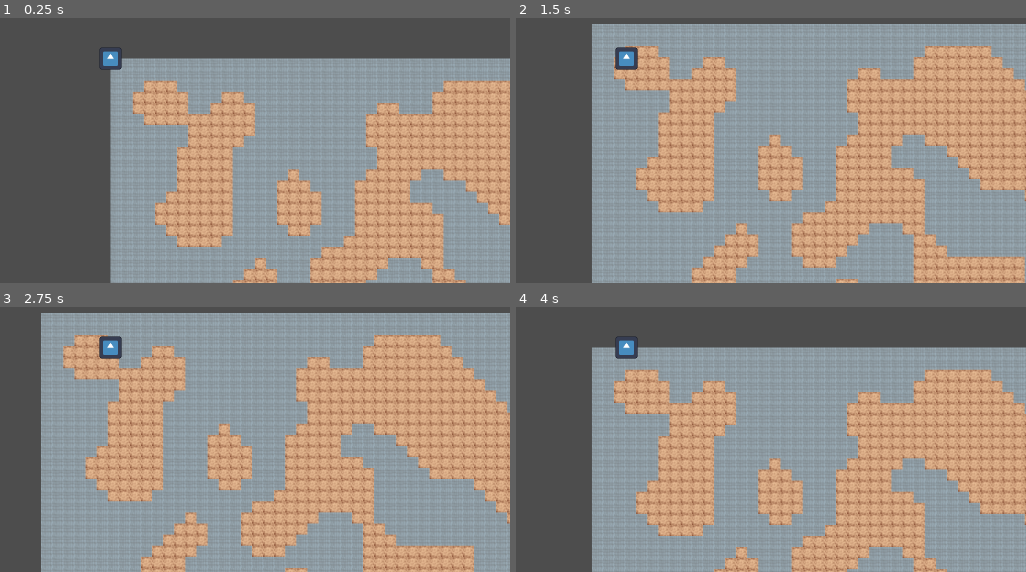
Above: before the commit, frames 1-4 (two rows, left to right).
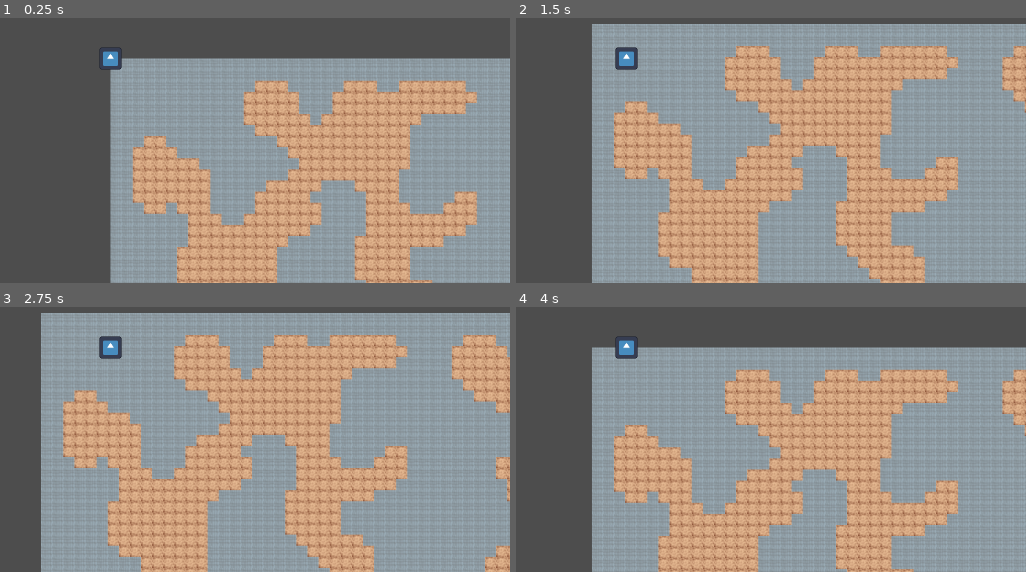
Above: after the commit, the same moments.

Repository: serviux/MysteryDungeon
Game: Godot game, scene res://main.tscn
Same seed, same stepped clock (60 frames per second), same inputs: the game is played once before the commit and once after it. The engine's default icon, where the game draws it, is replaced by a stand-in: a white triangle on a blue panel in a dark square.
Inputs:
- Up to frame 1 (0.25 s): no input
- Up to frame 2 (1.5 s): tap Enter at 0.5 s; hold D (move_right) 0.53-1.28 s; tap Space at 1.25 s; hold S (move_down) from 1.28 s (still down)
- Up to frame 3 (2.75 s): tap Enter at 2 s; release S (move_down) at 2.03 s; hold D (move_right) from 2.03 s (still down)
- Up to frame 4 (4 s): tap Space at 2.75 s; release D (move_right) at 2.78 s; hold W (move_up) 2.78-3.53 s; tap Enter at 3.5 s; hold A (move_left) from 3.53 s (still down)

The runs differ from the first frame. In frame 1, 30% of the frame differs, in the area x 25-100%, y 23-100%; in frame 2, 38%; in frame 3, 42%, in the area x 12-100%, y 10-100%; in frame 4, 33%.

Commit message:
marching sqaures WIP

Diff:
--- /dev/null
+++ b/Floor/MeshGenerator.gd
@@ -0,0 +1,53 @@
+extends Node
+
+
+#region class_defs
+class MeshNode :
+	var position:Vector3
+	var vertex_idx: int
+
+	func _init(pos:Vector3):
+		self.position = pos
+
+class ControlMeshNode extends MeshNode:
+	var active:bool
+	var above:MeshNode
+	var right:MeshNode
+
+	func _init(pos:Vector3, active:bool, square_size:float):
+		super._init(pos)
+		self.active = active
+
+
+		self.above = MeshNode.new(self.position + Vector3.FORWARD * (square_size/2))
+		self.right = MeshNode.new(self.position + Vector3.RIGHT * (square_size/2))
+
+class Square:
+	var top_left:ControlMeshNode
+	var top_right:ControlMeshNode
+	var bot_right:ControlMeshNode
+	var bot_left:ControlMeshNode
+	var cent_top:MeshNode
+	var cent_right:MeshNode
+	var cent_bot:MeshNode
+	var cent_left:MeshNode
+
+	func _init(top_left: ControlMeshNode,
+			  	top_right: ControlMeshNode,
+				bot_right: ControlMeshNode,
+				bot_left: ControlMeshNode):
+
+				self.top_left = top_left
+				self.top_right = top_right
+				self.bot_right = bot_right
+				self.bot_left = bot_left
+
+				self.cent_top = top_left.right
+				self.cent_right = bot_right.above
+				self.cent_bot = bot_left.right
+				self.cent_left = bot_left.above
+
+
+class SquareGrid:
+	var squares
+#endregion
--- a/main.tscn
+++ b/main.tscn
@@ -18,6 +18,6 @@
 fill_percent = 50
 smooth_iterations = 5
 map_seed = "Awesome"
-use_random_seed = false
+use_random_seed = true
 
 [node name="CharacterBody2D" parent="." instance=ExtResource("2_0ef6t")]
--- a/project.godot
+++ b/project.godot
@@ -12,7 +12,7 @@
 
 config/name="Mystery Dun"
 run/main_scene="res://main.tscn"
-config/features=PackedStringArray("4.1", "Forward Plus")
+config/features=PackedStringArray("4.3", "Forward Plus")
 config/icon="res://icon.svg"
 
 [autoload]
@@ -23,21 +23,21 @@
 
 move_up={
 "deadzone": 0.5,
-"events": [Object(InputEventKey,"resource_local_to_scene":fa …(169 unchanged characters)… _keycode":87,"key_label":0,"unicode":0,"echo":false,"script":null)
+"events": [Object(InputEventKey,"resource_local_to_scene":fa …(169 unchanged characters)… _keycode":87,"key_label":0,"unicode":0,"location":0,"echo":false,"script":null)
 ]
 }
 move_down={
 "deadzone": 0.5,
-"events": [Object(InputEventKey,"resource_local_to_scene":fa …(172 unchanged characters)… eycode":83,"key_label":0,"unicode":115,"echo":false,"script":null)
+"events": [Object(InputEventKey,"resource_local_to_scene":fa …(172 unchanged characters)… eycode":83,"key_label":0,"unicode":115,"location":0,"echo":false,"script":null)
 ]
 }
 move_left={
 "deadzone": 0.5,
-"events": [Object(InputEventKey,"resource_local_to_scene":fa …(171 unchanged characters)… keycode":65,"key_label":0,"unicode":97,"echo":false,"script":null)
+"events": [Object(InputEventKey,"resource_local_to_scene":fa …(171 unchanged characters)… keycode":65,"key_label":0,"unicode":97,"location":0,"echo":false,"script":null)
 ]
 }
 move_right={
 "deadzone": 0.5,
-"events": [Object(InputEventKey,"resource_local_to_scene":fa …(172 unchanged characters)… eycode":68,"key_label":0,"unicode":100,"echo":false,"script":null)
+"events": [Object(InputEventKey,"resource_local_to_scene":fa …(172 unchanged characters)… eycode":68,"key_label":0,"unicode":100,"location":0,"echo":false,"script":null)
 ]
 }
